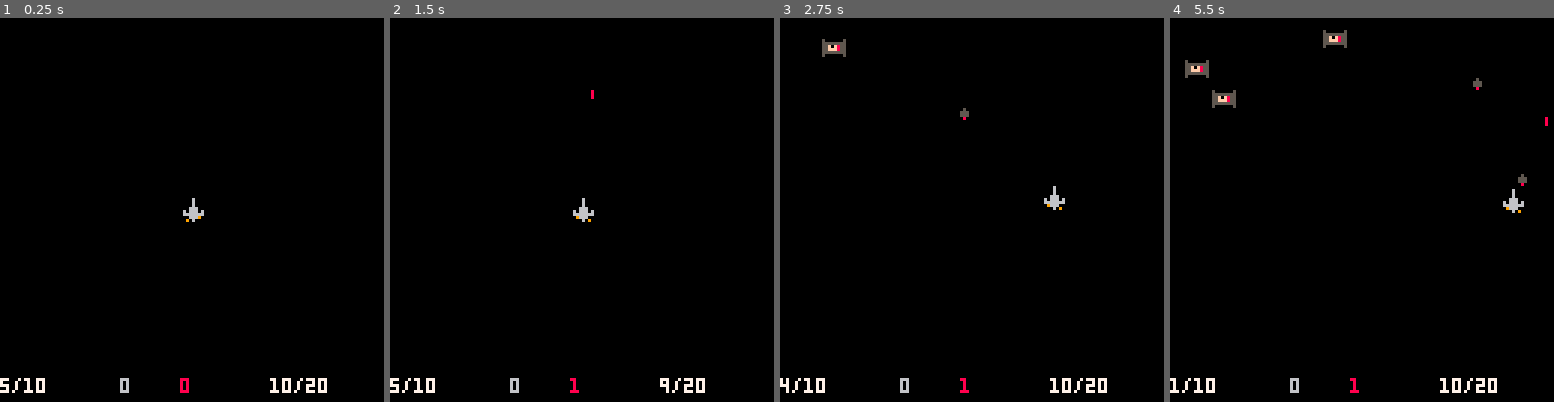
Above: before the commit, frames 1-4 (left to right).
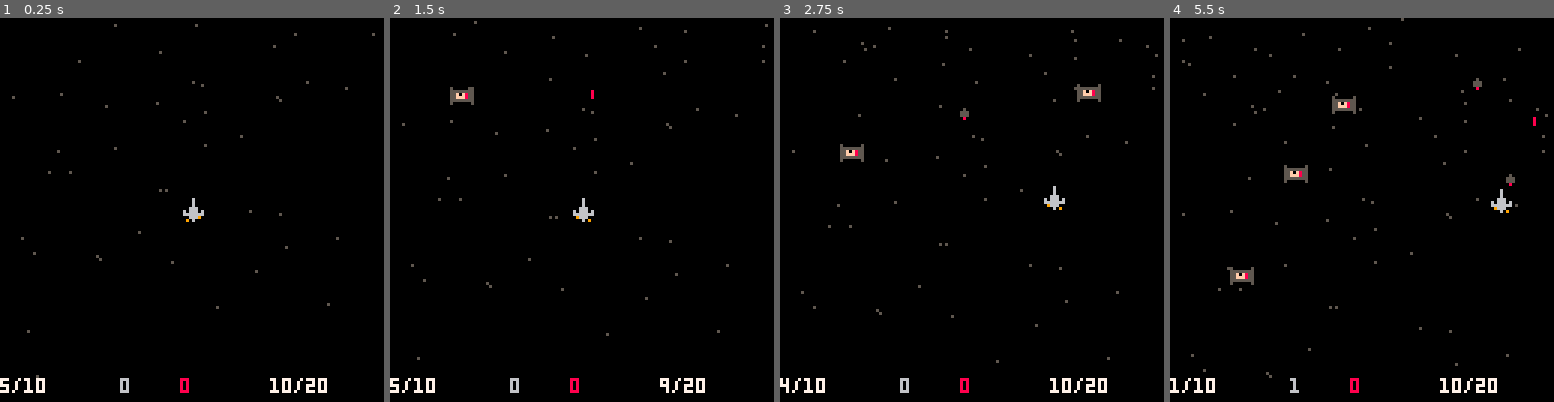
Above: after the commit, the same moments.

Repository: hbhanoo/pico8
Game: PICO-8 cartridge hemant.p8
Same seed, same stepped clock (60 frames per second), same inputs: the game is played once before the commit and once after it.
Inputs:
- Up to frame 1 (0.25 s): no input
- Up to frame 2 (1.5 s): tap X (X key) at 0.33, 1.07 s; tap O (Z key) at 0.7 s
- Up to frame 3 (2.75 s): hold Right 1.6-2.1 s; tap O (Z key) at 1.7, 2.1, 2.5 s; tap X (X key) at 1.85 s; hold Up 2.15-2.42 s; hold Right from 2.47 s (still down)
- Up to frame 4 (5.5 s): tap O (Z key) every 0.4 s from 2.9 to 5.3 s; tap X (X key) at 2.97, 4.08, 5.2 s; release Right at 3.03 s; hold Left 3.08-3.58 s; hold Down 3.63-3.97 s; hold Right 4.02-4.68 s; hold Up 4.73-5.03 s; hold Left from 5.08 s (still down)

The runs differ from the first frame. In frame 1, 0.3% of the frame differs, in the area x 3-98%, y 1-94%; in frame 2, 0.6%; in frame 3, 1.1%; in frame 4, 2.2%, in the area x 3-99%, y 0-97%.

Commit message:
add stars

Diff:
--- a/hemant.p8
+++ b/hemant.p8
@@ -3,6 +3,8 @@
 __lua__
 
 t=0
+dx = 0
+dy = 0.25
 global_id=0
  info = {}
  score = {good=0, bad=0}
@@ -19,12 +21,11 @@
  }
  info.ship = {
    type = "ship",
-   spn = 2, -- how many sprites to animate
    sps = {1,2}, -- which sprites to animate
    animt = 6,  -- total time over which to animate
    x = 60,
    y = 60,
-   box = {x1 = 0, x2 = 7, y1 = 0, y2 = 76},
+   box = {x1 = 0, x2 = 12, y1 = 0, y2 = 10},
  }
  info.bomb = {
    type = "bomb",
@@ -48,21 +49,21 @@
   sps = {4, 5, 6, 7},
   spi = 0
  }
+ info.star = {
+  type = "star",
+  dr = 3,
+  c = 5,
+ }
 
 function _init()
- ship = {
-  type = "ship",
-  sp = 1, -- current sprite
-  sps = {1,2}, -- which sprites to animate
-  animt = 6,  -- total time over which to animate
-  x = 60,
-  y = 60,
-  w = 8,
-  h = 8
- }
+ ship = spawn("ship", { x = 60,  y = 60 })
  bullets = {}
  enemies = {}
  explosions = {}
+ stars = {}
+ for i=1,100 do
+  add(stars, spawn("star", {x=rndi(180), y=rndi(180)}))
+ end
  bound = {x1 = 2, x2 = 128, y1 = 0, y2 = 120}
  ammos = {}
  ammos[0] = {
@@ -78,7 +79,7 @@
   n = 10,
   t = 0,
   dr = 25,
-  df = 3,
+  df = 5,
   mx = 20,
  }
 end
@@ -99,7 +100,7 @@
 
 function create_enemy()
  if ((t % info.tie.dr) == 0) then
-  e = spawn("tie", { x=rndi(100), y=1 })
+  e = spawn("tie", { x=rndi(100), y=20 })
   add(enemies, e)
  end
 end
@@ -153,7 +154,7 @@
  continue_exploding()
 
  for e in all(enemies) do
-  printh(e.id .. ": [" .. e.x .. ", " .. e.y .. "]")
+  -- printh(e.id .. ": [" .. e.x .. ", " .. e.y .. "]")
   moveobj(e)
   if not in_bound(e, bound) then
     score.bad += 1
@@ -163,6 +164,15 @@
   end
  end
 
+ if ((t % info.star.dr) == 0) then
+  add(stars, spawn("star", {x = rndi(180), y = rndi(3) }))
+ end
+
+ for s in all(stars) do
+  s.y += dy
+  s.x += dx
+  if not in_bound(s, bound) then del(stars, s) end
+ end
 
  -- buttons
  if btn(⬆️) then
@@ -189,22 +199,25 @@
 
 function _draw()
  cls()
+ for s in all(stars) do
+  pset(s.x, s.y, s.c)
+ end
+ for b in all(bullets) do
+  spr(b.sp, flr(b.x), flr(b.y))
+ end
+ for e in all(enemies) do
+  spr(e.sp, flr(e.x), flr(e.y))
+ end
+ for de in all(explosions) do
+  spr(de.sp, flr(de.x), flr(de.y))
+ end
  print(score.good or 0, 40, 120, 6)
  print(score.bad  or 0, 60, 120, 8)
  print(ammos[0].n .. "/" .. ammos[0].mx, 0,120, 7)
  print(ammos[1].n .. "/" .. ammos[1].mx, 90,120, 7)
  spr(ship.sp, ship.x, ship.y)
- for b in all(bullets) do
-  spr(b.sp, flr(b.x), flr(b.y))
- end
- for e in all(enemies) do
-  spr(e.sp, flr(e.x), flr(e.y))
- end
- for de in all(explosions) do
-  spr(de.sp, flr(de.x), flr(de.y))
- end
-
-end
+end
+
 -->8
 -- PAGE 1
 -- a = 0 or 1
@@ -240,10 +253,10 @@
 end
 
 function constrain(o, b)
- if o.x < b.x1 then o.x = b.x1 end
- if o.x + o.w > b.x2 then o.x = b.x2 - o.w end
- if o.y < b.y1 then o.y = b.y1 end
- if o.y + o.h > b.y2 then o.y = b.y2 - o.h end
+ if o.x + o.box.x1 < b.x1 then o.x = b.x1 + o.box.x1 end
+ if o.x + o.box.x2 > b.x2 then o.x = b.x2 - o.box.x2 end
+ if o.y + o.box.y1 < b.y1 then o.y = b.y1 + o.box.y1 end
+ if o.y + o.box.y2 > b.y2 then o.y = b.y2 - o.box.y2 end
 end
 
 function in_bound(o, b)
